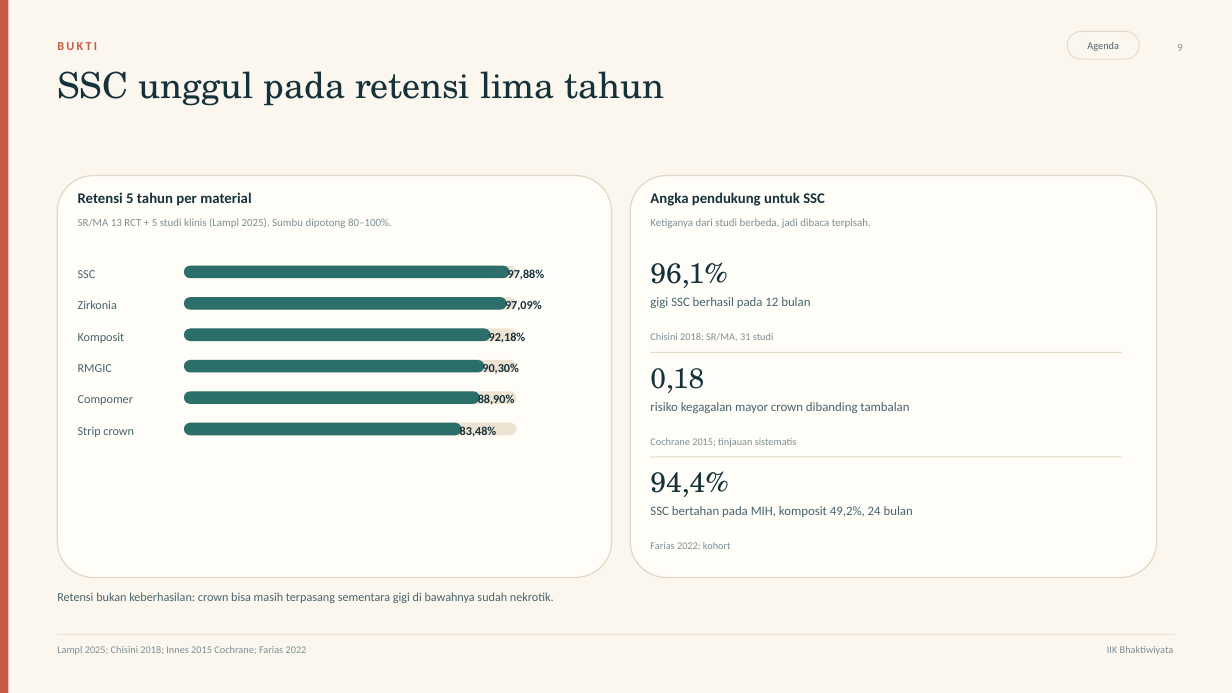
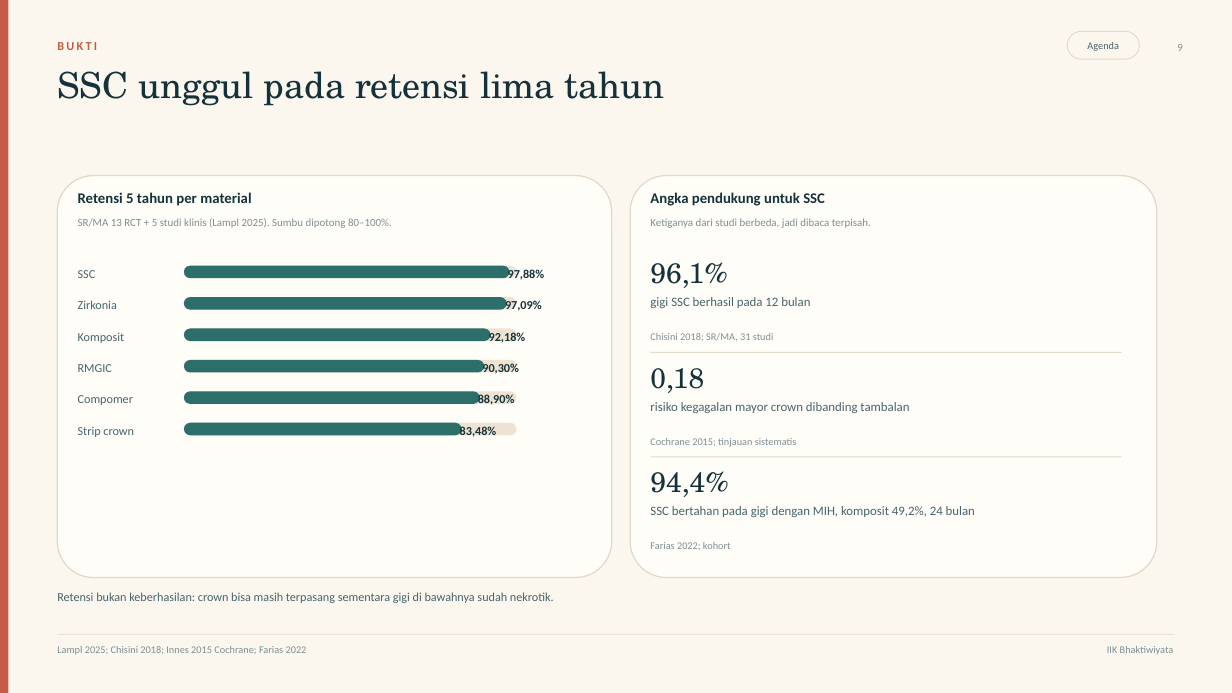
Before and after one commit to maskchanel14-source/agents, a slide deck: slide 9 of deliverables/ssc-pedodonsia/ssc-pedodonsia.pptx. Drawn at 1232x693 pixels with LibreOffice and Linux fonts; fonts in the diff are those of the drawing. Boxes give left, top, right and bottom in pixels: in the first picture for what was removed or moved away, otherwise in the second. Text is boxed around its words. In the diff, an @@ line names an element or a change of style, - is before the commit and + after.

Commit message:
Sebut MIH secara panjang pada kemunculan pertama dan jelaskan artinya di deck, kuis, dan protokol

```diff
--- a/deliverables/ssc-pedodonsia/ssc-pedodonsia.pptx
+++ b/deliverables/ssc-pedodonsia/ssc-pedodonsia.pptx
@@ text at <box>650,506,975,517</box>: text changed @@
-SSC bertahan pada MIH, komposit 49,2%, 24 bulan
+SSC bertahan pada gigi dengan MIH, komposit 49,2%, 24 bulan
```
Also in this commit, not shown: 4 other slides changed, 6 other files.
